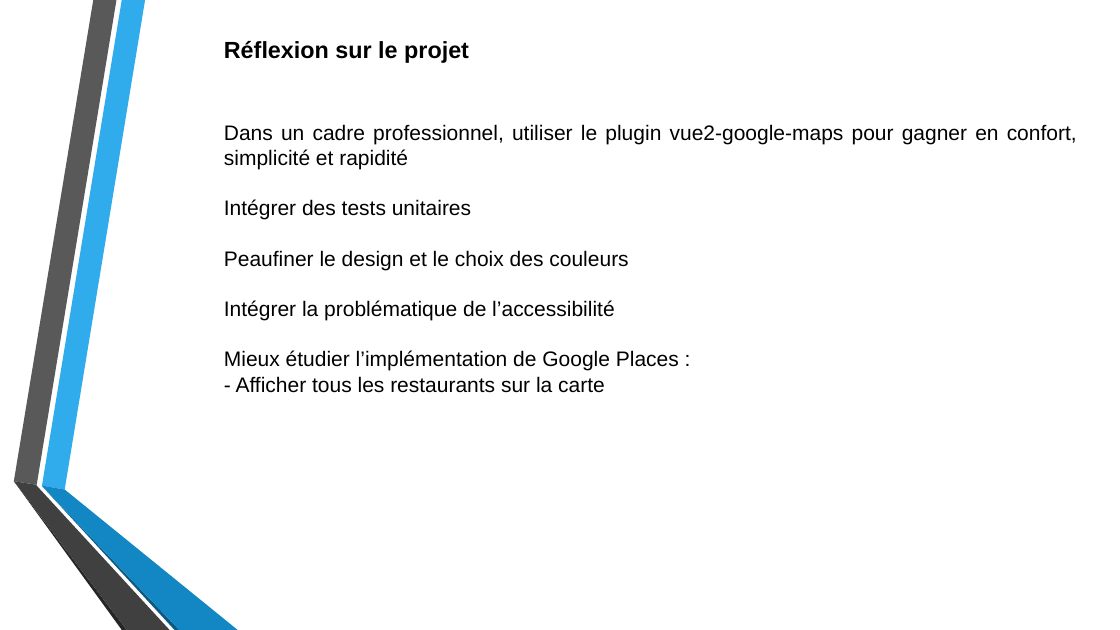
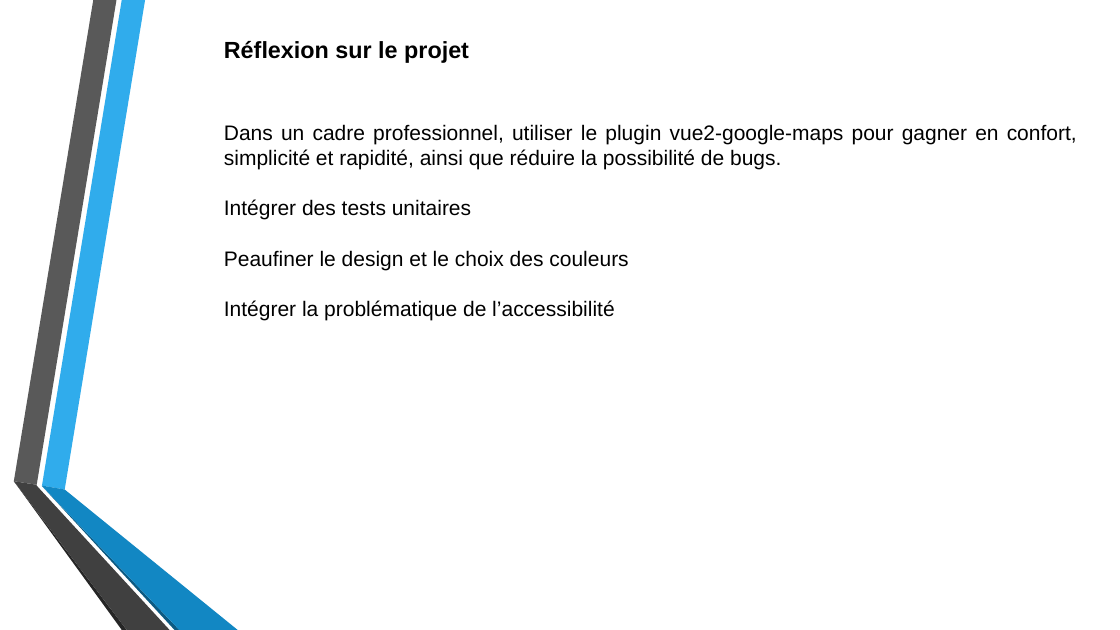
Before and after one commit to DesignGreg/Projet7-OpenClassRooms, a slide deck: slide 9 of Soutenance/Présentation Projet 7.pptx (slide 8 before the commit). Drawn at 1120x630 pixels with LibreOffice and Linux fonts; fonts in the diff are those of the drawing; background and template pictures are left out. Boxes give left, top, right and bottom in pixels: in the first picture for what was removed or moved away, otherwise in the second. Text is boxed around its words. In the diff, an @@ line names an element or a change of style, - is before the commit and + after.

Commit message:
dernières corrections de bugs, les markers fonctionnent normalement avec l'ajout de :key = 'marker'.

```diff
--- a/Soutenance/Présentation Projet 7.pptx
+++ b/Soutenance/Présentation Projet 7.pptx
@@ text at (x1=224, y1=124, x2=1077, y2=169): text changed @@
-Dans un cadre professionnel, utiliser le plugin vue2-google-maps pour gagner en confort, simplicité et rapidité
+Dans un cadre professionnel, utiliser le plugin vue2-google-maps pour gagner en confort, simplicité et rapidité, ainsi que réduire la possibilité de bugs.
@@ text at (x1=224, y1=350, x2=679, y2=393): paragraphs removed @@
-Mieux étudier l’implémentation de Google Places :
-- Afficher tous les restaurants sur la carte
```
Also in this commit, not shown: 4 other slides changed, 2 slides added, 5 other files.
